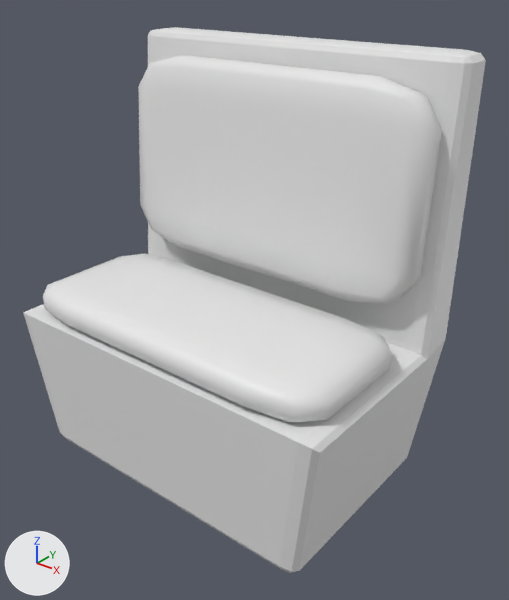
What one commit did to the FBX model Assets/Models/Chair.fbx.
Before and after are seen from a camera (50 mm lens) standing at (0.938, -1.022, 1.095) and looking at (0.061, 0.074, 0.415). The lights are fixed; the arrows at lower left show +X, +Y and +Z. The older version comes first. Where no turn or scale is listed for an object, it has been applied to the vertices.
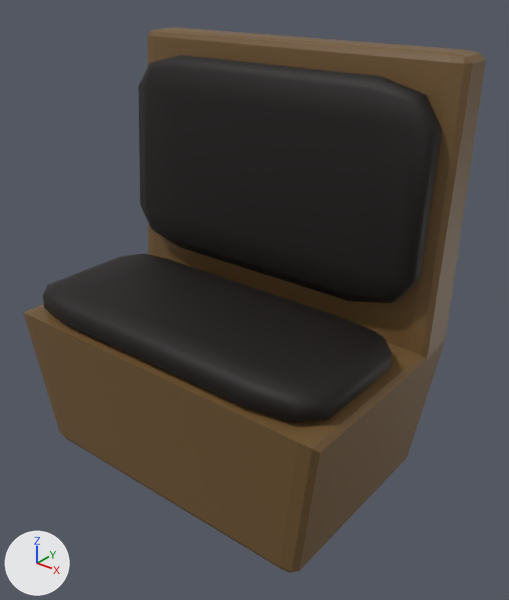
Scene script edits in JSON lines:
```json
{"op": "add", "block": "mat_material_005", "code": ["mat_material_005 = principled_material('Material.005')", "mat_material_005.base_color = (0.165, 0.0916, 0.0308)  # brown #715531"]}
{"op": "add", "block": "mat_material_004", "code": ["mat_material_004 = principled_material('Material.004')", "mat_material_004.base_color = (0.00459, 0.00194, 0.00119)  # black #0f0604", "mat_material_004.roughness = 0.641"]}
{"block": "me_cube_002", "where": "me_cube_002.from_pydata(...)  # 72 vertices, 70 faces; spans x -0.421..0.421, y -0.211..0.328, z -0.001..0.94"}
{"op": "add", "block": "me_cube_002", "code": "me_cube_002.materials.append(mat_material_005)  # brown #715531"}
{"block": "me_cube_003", "where": "me_cube_003.from_pydata(...)  # 112 vertices, 108 faces; spans x -0.397..0.397, y -0.201..0.237, z 0.345..0.895"}
{"op": "add", "block": "me_cube_003", "code": "me_cube_003.materials.append(mat_material_004)  # black #0f0604"}
```

Where the change shows, as pixel boxes [x1, y1, x2, y2] in the pictures (509 x 600 px):
```json
{"object": "Cube.001", "change": "recoloured", "before": [43, 55, 442, 422], "after": [43, 55, 442, 422], "on screen": "white to black"}
{"object": "Cube", "change": "recoloured", "before": [23, 27, 486, 573], "after": [23, 27, 486, 573], "on screen": "white to brown"}
```
